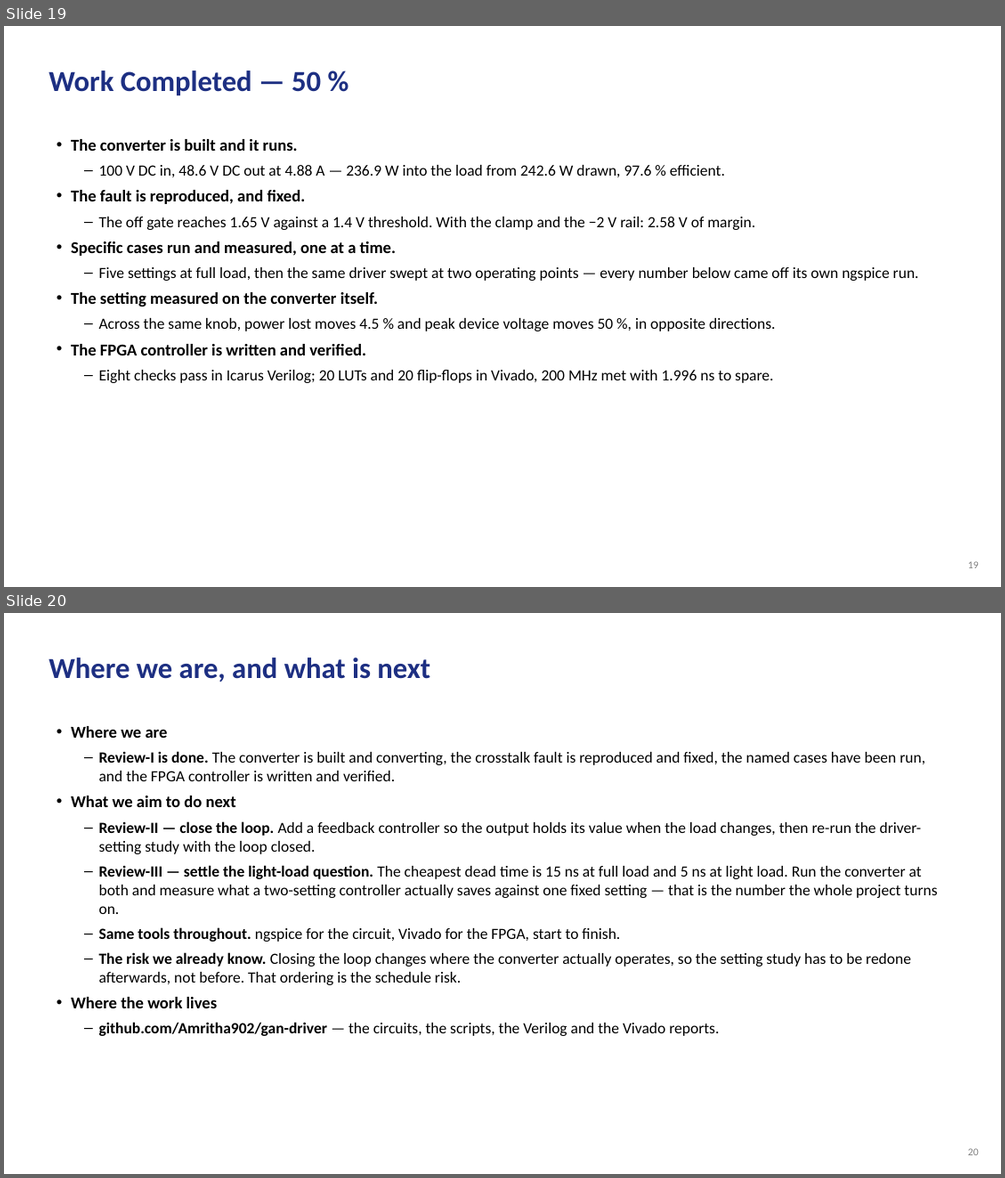
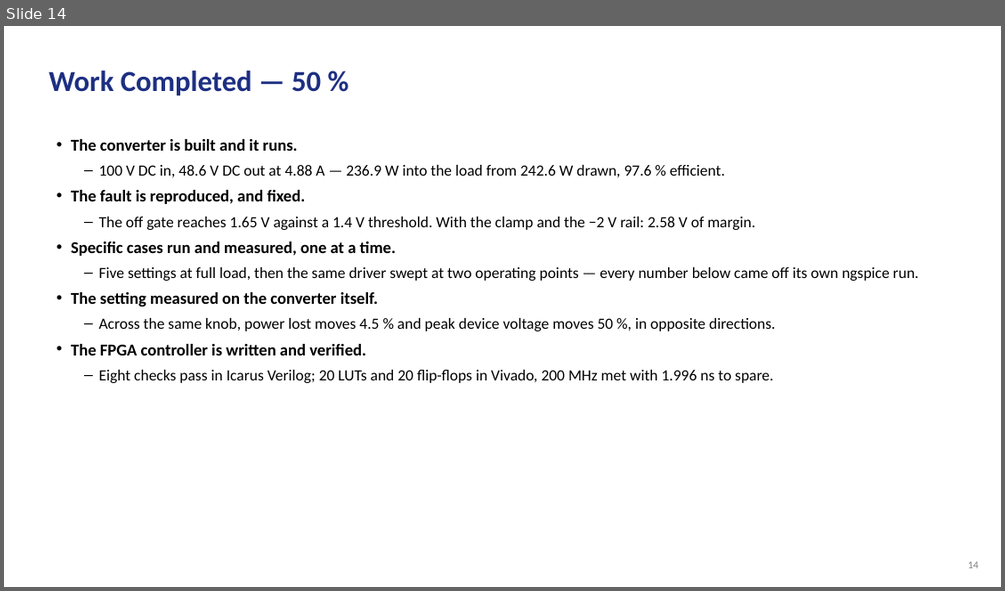
Before and after one commit to Amritha902/gan-driver, a slide deck: review/GaN_Review1_PRESENT.pptx. Shown one above the other, each under a label of ours: slides 19 and 20 before the commit, slide 14 after it. The pictures are 1005x1178 and 1005x591 pixels, drawn with LibreOffice and Linux fonts; fonts in the diff are those of the drawing. Boxes give left, top, right and bottom in pixels: in the first picture for what was removed or moved away, otherwise in the second. Text is boxed around its words. In the diff, an @@ line names an element or a change of style, - is before the commit and + after.

```diff
--- a/review/GaN_Review1_PRESENT.pptx
+++ b/review/GaN_Review1_PRESENT.pptx
@@ slide 20 removed at (4,613,1001,1174), background #FFFFFF @@
@@ text removed at (48,657,430,682) @@
-Where we are, and what is next
@@ text removed at (71,726,937,1036) @@
-• Where we are
-– Review-I is done. The converter is built and converting, the crosstalk fault is reproduced and fixed, the named cases have been run, and the FPGA controller is written and verified.
-• What we aim to do next
-– Review-II — close the loop. Add a feedback controller so the output holds its value when the load changes, then re-run the driver-setting study with the loop closed.
-– Review-III — settle the light-load question. The cheapest dead time is 15 ns at full load and 5 ns at light load. Run the converter at both and measure what a two-setting controller actually saves against one fixed setting — that is the number the whole project turns on.
-– Same tools throughout. ngspice for the circuit, Vivado for the FPGA, start to finish.
-– The risk we already know. Closing the loop changes where the converter actually operates, so the setting study has to be redone afterwards, not before. That ordering is the schedule risk.
-• Where the work lives
-– github.com/Amritha902/gan-driver — the circuits, the scripts, the Verilog and the Vivado reports.
@@ text removed at (968,1148,979,1155) @@
-20
@@ what was slide 19 is now slide 14 @@
@@ slide 14 changed as well @@
@@ text at (968,561,979,568): text changed @@
-19
+14
```
Also in this commit, not shown: 13 other slides changed, 6 other slides removed, 14 other files.
